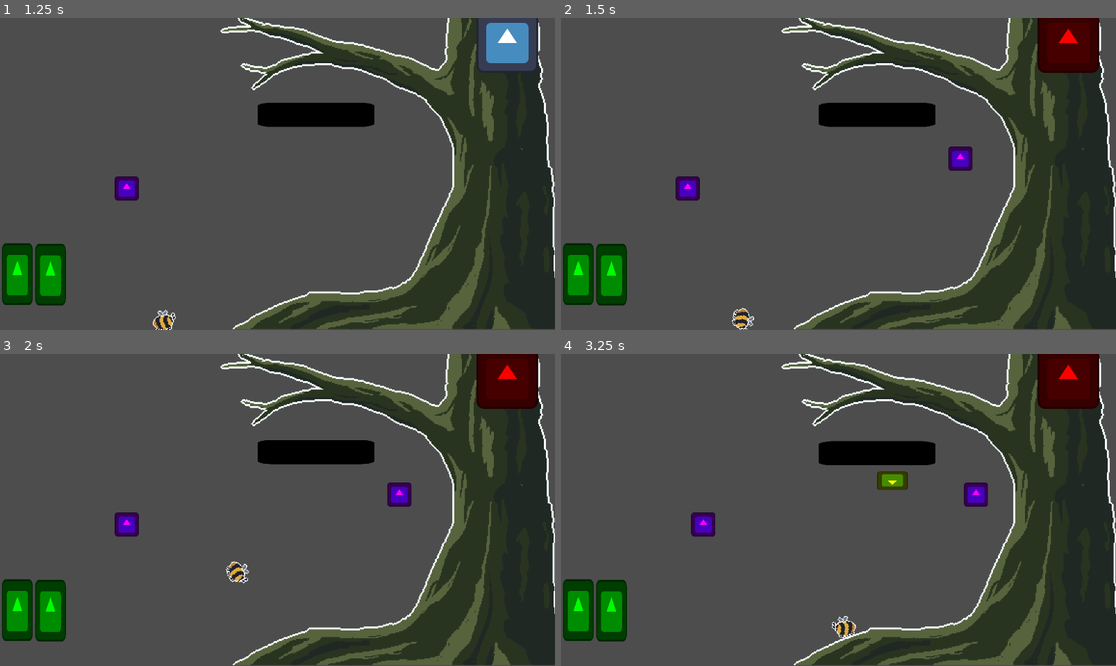
Above: before the commit, frames 1-4 (two rows, left to right).
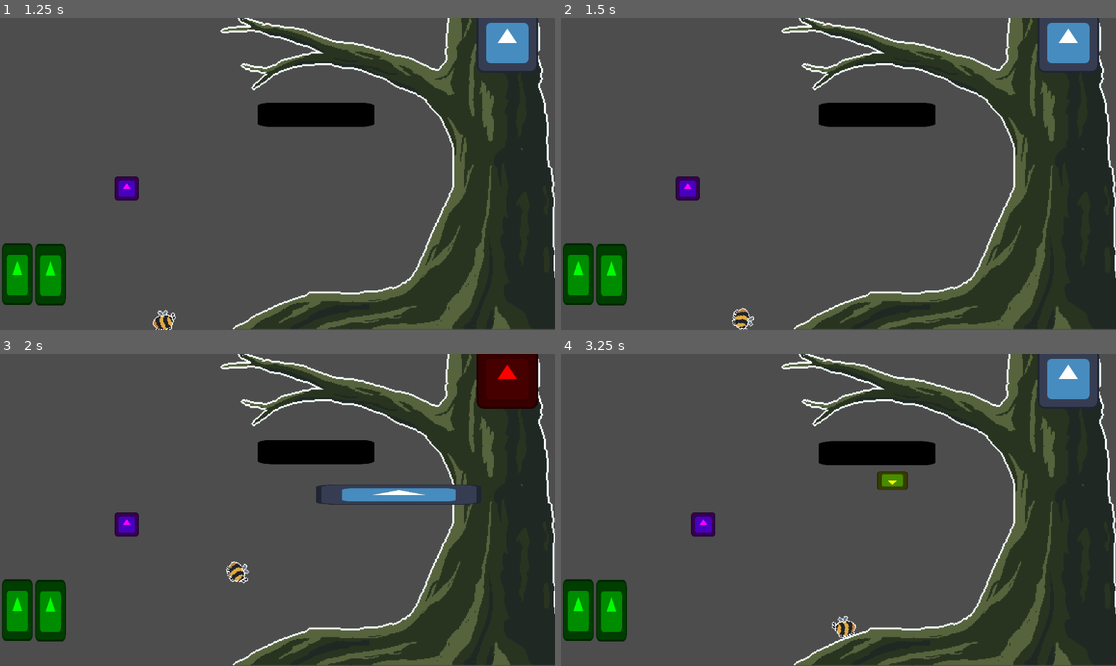
Above: after the commit, the same moments.

Repository: schmertenk/platformer
Game: Godot game, scene res://Game.tscn
Two runs of this game, one before a commit and one after it. Both use one fixed random seed, a clock stepped at 60 frames per second and the inputs below. The engine's default icon, where the game draws it, is replaced by a stand-in: a white triangle on a blue panel in a dark square.
Inputs (mouse positions are in pixels of both pictures, inside the frame that each line leads up to):
- Up to frame 1 (1.25 s): click (505, 42) at 0.5 s
- Up to frame 2 (1.5 s): tap Enter at 1.25 s; move the mouse to (960, 158) at 1.27 s; hold Right (right) from 1.28 s (still down); click (960, 158) at 1.35 s
- Up to frame 3 (2 s): keep holding Right (right); tap Space (jump) at 1.52 s
- Up to frame 4 (3.25 s): move the mouse to (960, 494) at 2.02 s; click (960, 494) at 2.1 s; tap Space (jump) at 2.27 s; move the mouse to (894, 441) at 2.77 s; release Right (right) at 2.78 s; hold Left (left) from 2.78 s (still down); right-click (894, 441) at 2.85 s; click (894, 441) at 3.05 s

Frame 1 is identical in both runs. In frame 2, 2.3% of the frame differs, in the area x 69-97%, y 0-49%; in frame 3, 1.4%; in frame 4, 2.3%, in the area x 72-97%, y 0-49%.

Commit message:
disable wrapper if overlapping

Diff:
--- a/Scenes/ControlPlatformWrapper/ControlPlatformWrapper.gd
+++ b/Scenes/ControlPlatformWrapper/ControlPlatformWrapper.gd
@@ -2,7 +2,7 @@
 
 class_name ControlPlatformWrapper
 
-
+signal return_wrapper(wrapper)
 @export var control_platform_path = ""
 
 var control_platform:Node2D = null
@@ -40,15 +40,25 @@
 	is_dragging = true
 
 func drop():
-	var platform = load(control_platform_path).instantiate()
-	control_platform = platform
-	platform.wrapper = self
-	Global.control_platforms[control_platform.id] = true
-	Global.game.add_child(platform)
-	platform.body.global_position = global_position
-	platform.global_position = global_position
-	is_dragging = false
-	$Sprite2D.visible = false
+	var can_drop = true
+	for area in $Area2D.get_overlapping_areas():
+		if area:
+			can_drop = false
+	for body in $Area2D.get_overlapping_bodies():
+		if body:
+			can_drop = false
+	if can_drop:
+		var platform = load(control_platform_path).instantiate()
+		control_platform = platform
+		platform.wrapper = self
+		Global.control_platforms[control_platform.id] = true
+		Global.game.add_child(platform)
+		platform.body.global_position = global_position
+		platform.global_position = global_position
+		is_dragging = false
+		$Sprite2D.visible = false
+	else:
+		return_wrapper.emit(self)
 
 
 func _on_area_2d_mouse_entered():
--- /dev/null
+++ b/Scenes/NoControlArea/NoControlArea.tscn
@@ -0,0 +1,10 @@
+[gd_scene load_steps=2 format=3 uid="uid://btdqm75w7g6px"]
+
+[sub_resource type="RectangleShape2D" id="RectangleShape2D_ulb1r"]
+
+[node name="NoControlArea" type="Area2D"]
+
+[node name="CollisionShape2D" type="CollisionShape2D" parent="."]
+shape = SubResource("RectangleShape2D_ulb1r")
+
+[node name="Sprite2D" type="Sprite2D" parent="."]
--- a/Scenes/UI/ControlPlatformMenu/ControlPlatformSlot.gd
+++ b/Scenes/UI/ControlPlatformMenu/ControlPlatformSlot.gd
@@ -19,9 +19,11 @@
 
 func _process(delta):
 	if Input.is_action_just_released("click") and hovered_wrapper:
-		hovered_wrapper.queue_free()
-		enable()
+		return_wrapper(hovered_wrapper)
 
+func return_wrapper(wrapper):
+	wrapper.queue_free()
+	enable()
 
 func _on_button_button_down():
 	if !enabled:
@@ -30,6 +32,7 @@
 	var wrapper = load(wrapper_path).instantiate()
 	Global.game.add_child(wrapper)
 	wrapper.global_position = get_global_mouse_position()
+	wrapper.return_wrapper.connect(return_wrapper)
 	wrapper.drag()
 
 
